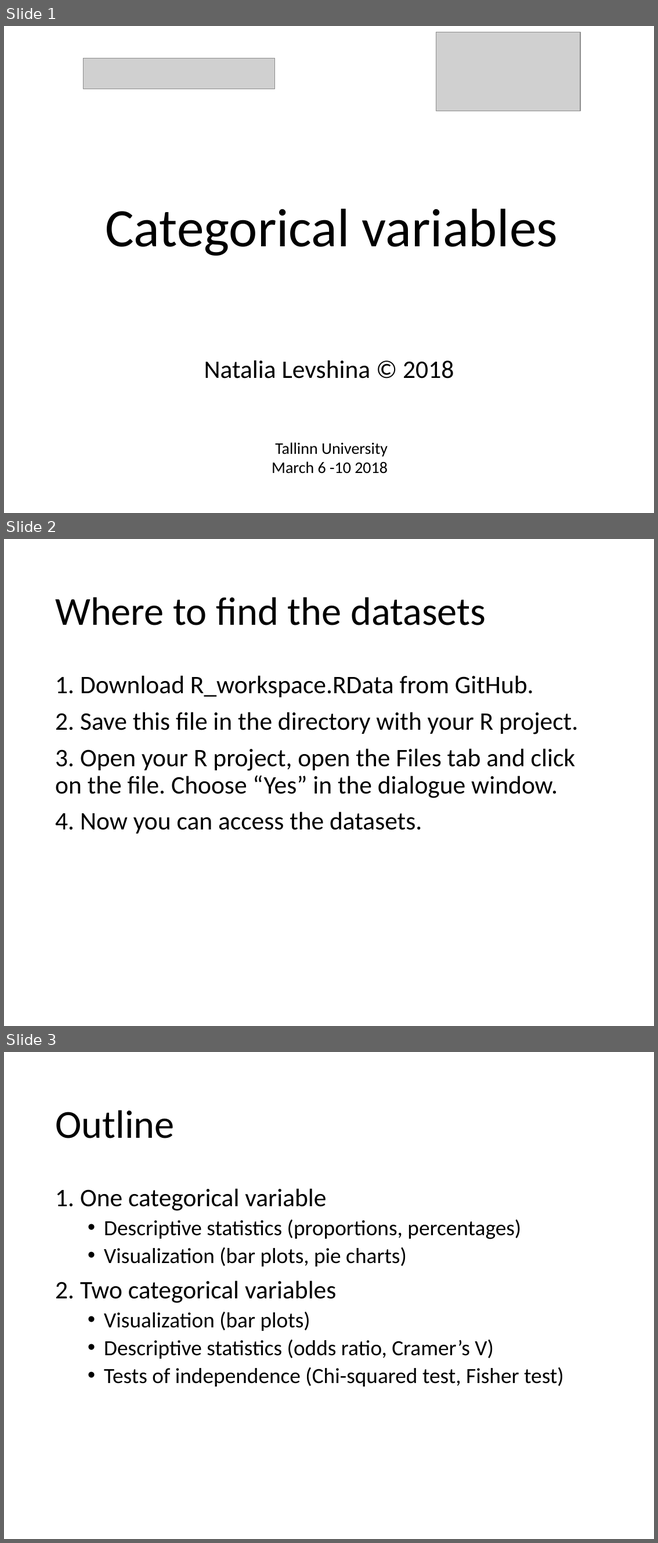
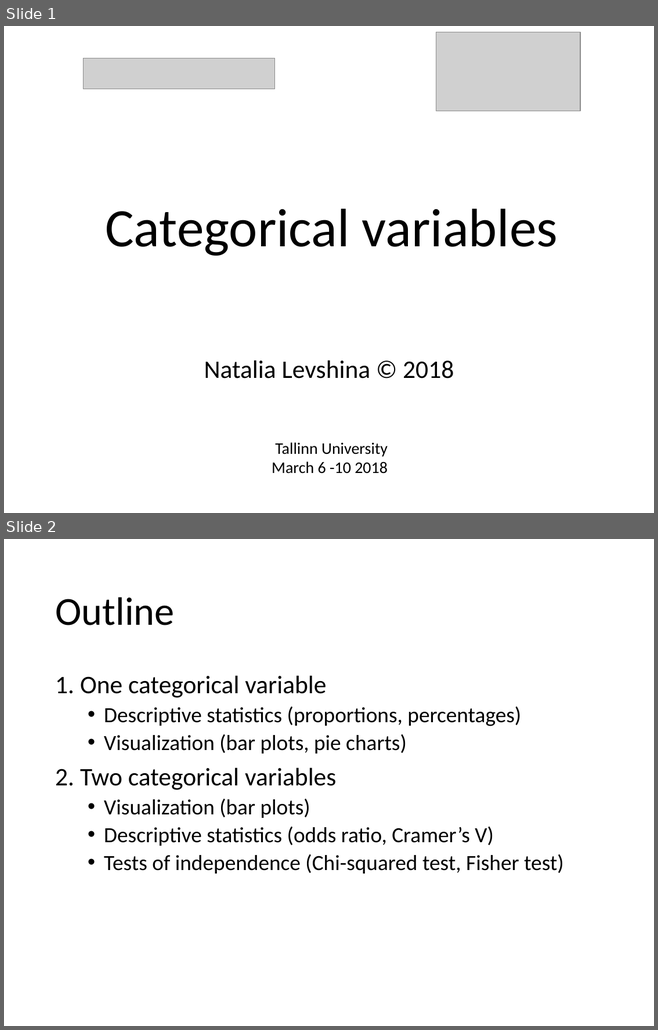
Before and after one commit to av1611/Tallinn, a slide deck: Categorical variables.pptx. Shown one above the other, each under a label of ours: slides 1, 2 and 3 before the commit, slides 1 and 2 after it. The pictures are 658x1543 and 658x1030 pixels, drawn with LibreOffice and Linux fonts; fonts in the diff are those of the drawing; grey boxes stand for pictures. Boxes give left, top, right and bottom in pixels: in the first picture for what was removed or moved away, otherwise in the second. Text is boxed around its words. In the diff, an @@ line names an element or a change of style, - is before the commit and + after.

```diff
--- a/Categorical variables.pptx
+++ b/Categorical variables.pptx
@@ slide 2 removed at <box>4,539,654,1026</box>, background #FFFFFF @@
@@ title removed at <box>55,597,485,625</box> @@
-Where to find the datasets
@@ text removed at <box>55,675,578,834</box> @@
-1. Download R_workspace.RData from GitHub.
-2. Save this file in the directory with your R project.
-3. Open your R project, open the Files tab and click on the file. Choose “Yes” in the dialogue window.
-4. Now you can access the datasets.
@@ what was slide 3 is now slide 2 @@
```
